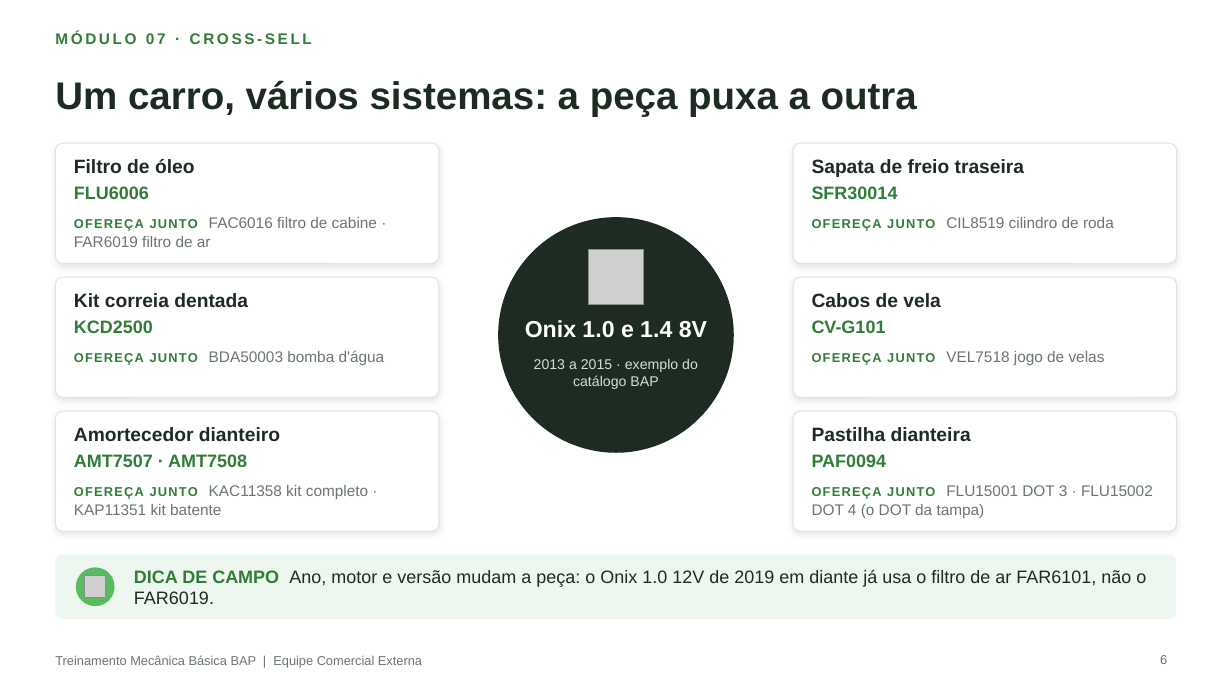
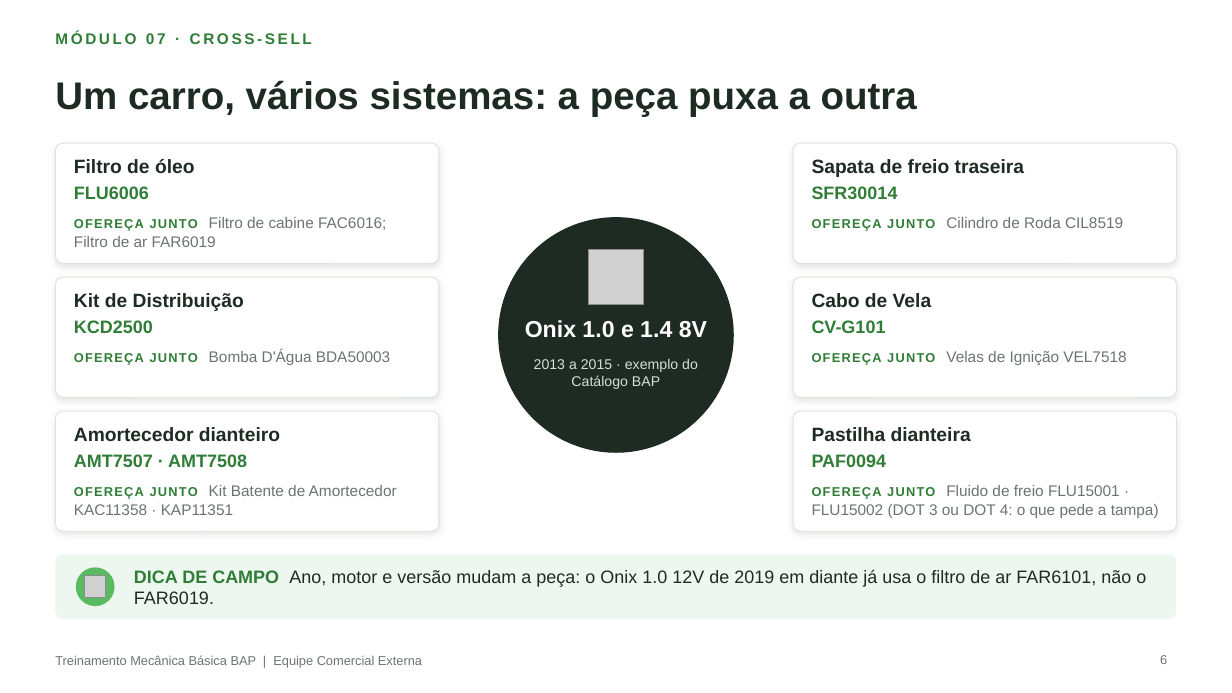
Before and after one commit to aloirr/bapajudacatalogo, a slide deck: slide 6 of catalogo_grafico/simulacoes/T-0032/AMOSTRA_Treinamento_Mecanica_Basica_BAP.pptx. Drawn at 1232x693 pixels with LibreOffice and Linux fonts; fonts in the diff are those of the drawing; grey boxes stand for pictures; background and template pictures are left out. Boxes give left, top, right and bottom in pixels: in the first picture for what was removed or moved away, otherwise in the second. Text is boxed around its words. In the diff, an @@ line names an element or a change of style, - is before the commit and + after.

```diff
--- a/catalogo_grafico/simulacoes/T-0032/AMOSTRA_Treinamento_Mecanica_Basica_BAP.pptx
+++ b/catalogo_grafico/simulacoes/T-0032/AMOSTRA_Treinamento_Mecanica_Basica_BAP.pptx
@@ text at bbox=[74, 217, 386, 247]: text changed @@
-OFEREÇA JUNTO FAC6016 filtro de cabine · FAR6019 filtro de ar
+OFEREÇA JUNTO Filtro de cabine FAC6016; Filtro de ar FAR6019
@@ text at bbox=[812, 217, 1123, 231]: text changed @@
-OFEREÇA JUNTO CIL8519 cilindro de roda
+OFEREÇA JUNTO Cilindro de Roda CIL8519
@@ text at bbox=[74, 293, 244, 311]: text changed @@
-Kit correia dentada
+Kit de Distribuição
@@ text at bbox=[812, 293, 932, 307]: text changed @@
-Cabos de vela
+Cabo de Vela
@@ text at bbox=[74, 350, 390, 365]: text changed @@
-OFEREÇA JUNTO BDA50003 bomba d'água
+OFEREÇA JUNTO Bomba D'Água BDA50003
@@ text at bbox=[534, 359, 698, 389]: text changed @@
-2013 a 2015 · exemplo do catálogo BAP
+2013 a 2015 · exemplo do Catálogo BAP
@@ text at bbox=[812, 351, 1126, 365]: text changed @@
-OFEREÇA JUNTO VEL7518 jogo de velas
+OFEREÇA JUNTO Velas de Ignição VEL7518
@@ text at bbox=[74, 485, 397, 515]: text changed @@
-OFEREÇA JUNTO KAC11358 kit completo · KAP11351 kit batente
+OFEREÇA JUNTO Kit Batente de Amortecedor KAC11358 · KAP11351
@@ text at bbox=[812, 485, 1159, 518]: text changed @@
-OFEREÇA JUNTO FLU15001 DOT 3 · FLU15002 DOT 4 (o DOT da tampa)
+OFEREÇA JUNTO Fluido de freio FLU15001 · FLU15002 (DOT 3 ou DOT 4: o que pede a tampa)
```
Also in this commit, not shown: 5 other slides changed, 10 other files.
